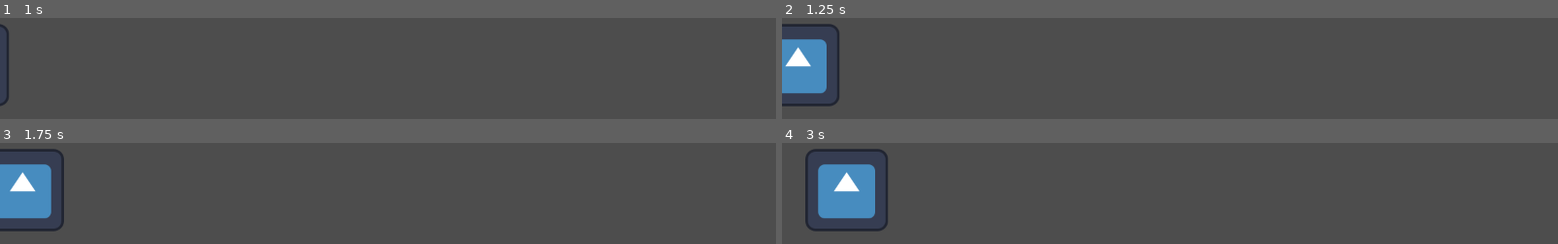
Above: before the commit, frames 1-4 (two rows, left to right).
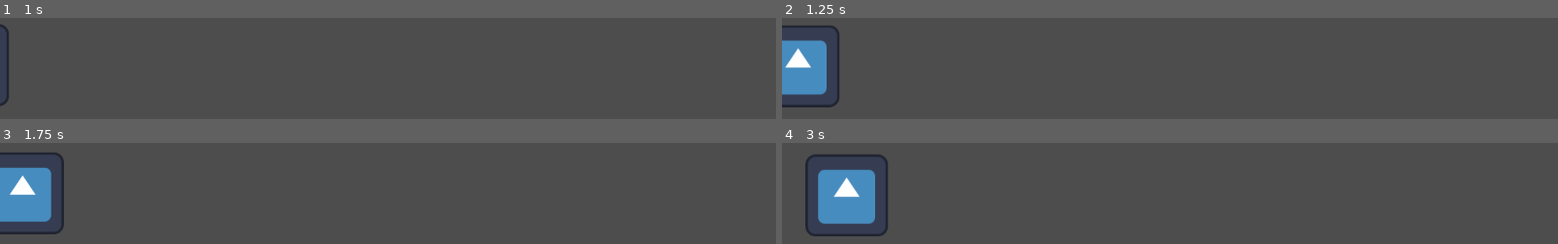
Above: after the commit, the same moments.

Repository: langedev/limelight
Game: Godot game, scene res://Scenes/Stage/stage.tscn
Same seed, same stepped clock (60 frames per second), same inputs: the game is played once before the commit and once after it. The engine's default icon, where the game draws it, is replaced by a stand-in: a white triangle on a blue panel in a dark square.
Inputs:
- Up to frame 1 (1 s): tap Enter at 0.5 s; hold Right (move_right) from 0.53 s (still down)
- Up to frame 2 (1.25 s): keep holding Right (move_right)
- Up to frame 3 (1.75 s): release Right (move_right) at 1.28 s; hold Left (move_left) from 1.28 s (still down)
- Up to frame 4 (3 s): release Left (move_left) at 2.03 s; hold Right (move_right) from 2.03 s (still down)

Frame 1 is identical in both runs. In frame 2, 0.7% of the frame differs, in the area x 0-8%, y 5-89%; in frame 3, 1.6%; in frame 4, 2.4%, in the area x 3-14%, y 5-93%.

Commit message:
Separate x and y for sprite, adds bobbing
Originally the sprite code used vectors for all the movement code, I
refactored it to just use the x dimension, since that is all it was
doing anyways.

Then added code to move the y for sprites to add bobbing to the sprite
when it moves

Diff:
--- a/Scenes/Actor/actor.tscn
+++ b/Scenes/Actor/actor.tscn
@@ -13,6 +13,8 @@
 texture = ExtResource("2_w2bo3")
 script = ExtResource("3_f7ov6")
 _speed = 300
+_bobbing_rate = 100
+_bobbing_height = 10
 
 [node name="ActorPosition" type="Node2D" parent="." node_paths=PackedStringArray("sprite")]
 script = ExtResource("3_qkldl")
--- a/Scenes/Actor/actor_position.gd
+++ b/Scenes/Actor/actor_position.gd
@@ -17,7 +17,7 @@
 	_stage_position = stage.get_stage_position()
 	var new_position := stage.stage_to_local(_stage_position)
 	global_position = new_position
-	sprite.start_moving_smoothly(new_position, new_position)
+	sprite.set_start_pos(new_position)
 
 # Called every frame. 'delta' is the elapsed time since the previous frame.
 func _process(delta: float) -> void:
--- a/Scenes/Actor/actor_sprite.gd
+++ b/Scenes/Actor/actor_sprite.gd
@@ -2,24 +2,55 @@
 
 @export var _default_flip := false
 @export var _speed := 200
-# @export var _bobbing_rate := 200
-# @export var _bobbing_height := 20
+@export var _bobbing_rate := 200
+@export var _bobbing_height := 20
 
-var _is_moving := true
+var _is_moving := false
 var _target: Vector2
 var _moving_offstage_r := false
 var _offstage_l: Vector2
 
-# var _peak := Vector2.UP * _bobbing_height
-# var _bob_dir := Vector2.UP
+func set_start_pos(pos: Vector2) -> void:
+	global_position = pos
+	_peak = global_position.y + _bobbing_height
+
+func _move_toward(from: float, to: float, speed: float) -> float:
+	var delta := to - from
+	if abs(delta) < 0.00001 or abs(delta) < speed:
+		return to
+	else:
+		return from + signf(delta)*speed
+
 func _process(delta: float) -> void:
 	if _is_moving:
-		global_position = global_position.move_toward(_target, delta * _speed)
-		_is_moving = global_position != _target
-		# TP to offstage left if done moving and called from move_offstage_right
-		if _moving_offstage_r and not _is_moving:
-			global_position = _offstage_l
-			_moving_offstage_r = false
+		# Bobbing
+		_bob(delta)
+
+		# Move x coordinate
+		_move_horizontal(delta)
+
+func _move_horizontal(delta: float) -> void:
+	global_position.x = _move_toward(global_position.x, _target.x, \
+			delta*_speed)
+	_is_moving = global_position.x != _target.x
+	# TP to offstage left if done moving and called from move_offstage_right
+	if _moving_offstage_r and not _is_moving:
+		global_position = _offstage_l
+		_moving_offstage_r = false
+
+var _peak: float
+var _bobbing_up := true
+func _bob(delta: float) -> void:
+	if _bobbing_up:
+		global_position.y = _move_toward(global_position.y, _peak, \
+				delta*_bobbing_rate)
+		if global_position.y == _peak:
+			_bobbing_up = false
+	else:
+		global_position.y = _move_toward(global_position.y, \
+				_peak - _bobbing_height, delta*_bobbing_rate)
+		if global_position.y == (_peak - _bobbing_height):
+			_bobbing_up = true
 
 
 func flip(face_right: bool):
@@ -29,7 +60,7 @@
 		set_flip_h(not _default_flip)
 
 func start_moving_smoothly(to: Vector2, from := global_position) -> void:
-	global_position = from
+	global_position.x = from.x
 	_target = to
 	_is_moving = true
 	_moving_offstage_r = false
